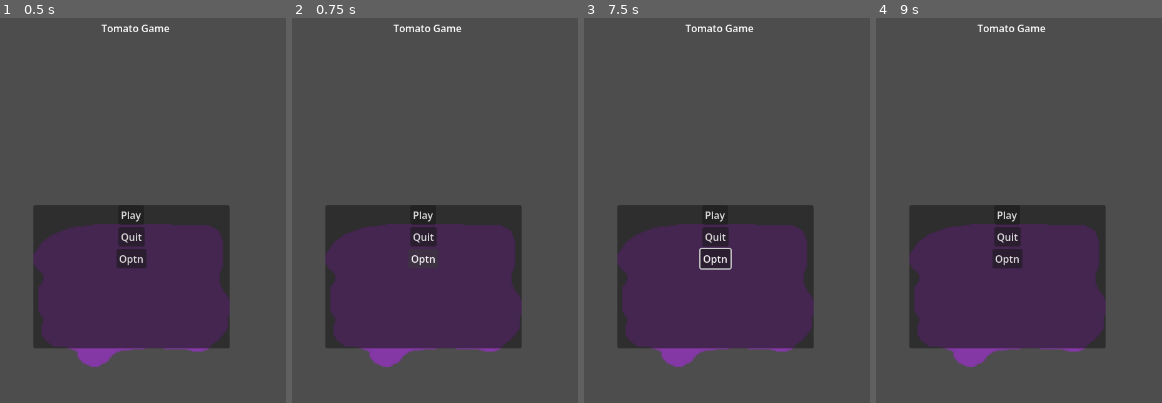
Above: before the commit, frames 1-4 (left to right).
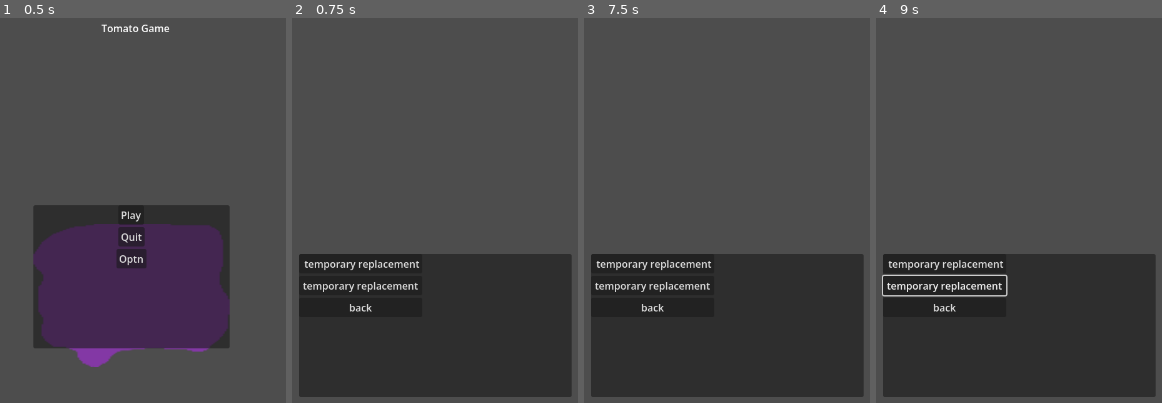
Above: after the commit, the same moments.

Repository: sli-svg/Godot_tomato_project
Game: Godot game, scene res://scenes/main_menu.tscn
Two runs of this game, one before a commit and one after it. Both use one fixed random seed, a clock stepped at 60 frames per second and the inputs below.
Inputs (mouse positions are in pixels of both pictures, inside the frame that each line leads up to):
- Up to frame 1 (0.5 s): no input
- Up to frame 2 (0.75 s): click "Optn" at 0.5 s
- Up to frame 3 (7.5 s): click (652, 264) at 1.25 s, where only the run after the commit has a clickable "temporary replacement"; click (652, 306) at 2 s, where only the run after the commit has a clickable "back"; click "Play" at 2.75 s; click "Play" at 3.5 s; click (715, 272) at 4.25 s; tap Enter (plant_seed) at 5, 5.1, 5.85, 6.5, 6.6, 7.35 s; move the mouse to (outside the picture) at 5.02 s; hold Right (ui_right) 5.03-5.78 s; tap Space at 5.75, 7.25 s; move the mouse to (outside the picture) at 5.77 s; hold Down (ui_down) 5.78-6.53 s; move the mouse to (798, 91) at 6.52 s; hold Right (ui_right) 6.53-7.28 s; move the mouse to (678, 279) at 7.27 s; hold Up (ui_up) from 7.28 s (still down)
- Up to frame 4 (9 s): release Up (ui_up) at 8 s; click (944, 283) at 8 s, where only the run after the commit has a clickable "temporary replacement"; tap Enter (plant_seed) at 8.75, 8.85 s; move the mouse to (outside the picture) at 8.77 s; hold Left (ui_left) from 8.78 s (still down)

Frame 1 is identical in both runs. In frame 2, 43% of the frame differs, in the area x 2-98%, y 1-99%; in frame 3, 43%; in frame 4, 43%.

Commit message:
Added Basic Tomato Movement

Diff:
--- a/tomato-game-project-12dt/scenes/base_tomato.tscn
+++ b/tomato-game-project-12dt/scenes/base_tomato.tscn
@@ -422,6 +422,28 @@
 "transitions": PackedFloat32Array(),
 "values": []
 }
+tracks/12/type = "method"
+tracks/12/imported = false
+tracks/12/enabled = true
+tracks/12/path = NodePath("..")
+tracks/12/interp = 1
+tracks/12/loop_wrap = true
+tracks/12/keys = {
+"times": PackedFloat32Array(),
+"transitions": PackedFloat32Array(),
+"values": []
+}
+tracks/13/type = "method"
+tracks/13/imported = false
+tracks/13/enabled = true
+tracks/13/path = NodePath("..")
+tracks/13/interp = 1
+tracks/13/loop_wrap = true
+tracks/13/keys = {
+"times": PackedFloat32Array(),
+"transitions": PackedFloat32Array(),
+"values": []
+}
 
 [sub_resource type="Animation" id="Animation_nfoc4"]
 length = 0.001
--- a/tomato-game-project-12dt/scenes/main_menu.tscn
+++ b/tomato-game-project-12dt/scenes/main_menu.tscn
@@ -59,3 +59,4 @@
 
 [connection signal="pressed" from="PanelContainer/VBoxContainer/play_button" to="." method="_on_play_button_pressed"]
 [connection signal="pressed" from="PanelContainer/VBoxContainer/quit_button" to="." method="_on_quit_button_pressed"]
+[connection signal="pressed" from="PanelContainer/VBoxContainer/options_button" to="." method="_on_options_button_pressed"]
--- a/tomato-game-project-12dt/scenes/mutated_tomato.tscn
+++ b/tomato-game-project-12dt/scenes/mutated_tomato.tscn
@@ -3,7 +3,7 @@
 [ext_resource type="Texture2D" uid="uid://ffpq5an7jaud" path="res://assets/tomato_life_time.png" id="1_0h1sb"]
 
 [sub_resource type="GDScript" id="GDScript_6t0ye"]
-script/source = "extends Node2D
+script/source = "extends CharacterBody2D
 
 
 @export var amount: int = 2
@@ -12,11 +12,27 @@
 @export var dangerous_stage: int = 1
 
 
+@onready var player = get_tree().get_first_node_in_group(\"player\")
+
+
 var growth_stage: int = 0
+var chase_player: bool = false
+var speed: int = 50
 
 
 func _ready() -> void:
 	$AnimationPlayer.play(str(growth_stage))
+
+
+func _physics_process(delta) -> void:
+	if growth_stage >= 1:
+		chase_player = true
+		var direction = (player.global_position - global_position).normalized()
+		velocity = direction * speed
+		move_and_slide()
+	else:
+		pass
+		#can add more later.
 
 
 func _on_timer_timeout() -> void:
--- a/tomato-game-project-12dt/scenes/optn_menu.tscn
+++ b/tomato-game-project-12dt/scenes/optn_menu.tscn
@@ -32,13 +32,8 @@
 layout_mode = 2
 text = "temporary replacement"
 
-[node name="main_menu_button" type="Button" parent="PanelContainer/VBoxContainer" unique_id=881758717]
-layout_mode = 2
-text = "main menu"
-
 [node name="back_button" type="Button" parent="PanelContainer/VBoxContainer" unique_id=1733199774]
 layout_mode = 2
 text = "back"
 
-[connection signal="pressed" from="PanelContainer/VBoxContainer/main_menu_button" to="." method="_on_main_menu_button_pressed"]
 [connection signal="pressed" from="PanelContainer/VBoxContainer/back_button" to="." method="_on_back_button_pressed"]
--- a/tomato-game-project-12dt/scenes/pause_menu.tscn
+++ b/tomato-game-project-12dt/scenes/pause_menu.tscn
@@ -1,7 +1,50 @@
 [gd_scene format=3 uid="uid://cx17j4q0qkahx"]
+
+[ext_resource type="Script" uid="uid://b3yg5uhfcjdgr" path="res://scripts/pause_menu.gd" id="1_n87rw"]
 
 [node name="Control" type="Control" unique_id=1634844986]
 layout_mode = 3
 anchors_preset = 0
 offset_right = 40.0
 offset_bottom = 40.0
+script = ExtResource("1_n87rw")
+
+[node name="PanelContainer" type="PanelContainer" parent="." unique_id=2103971556]
+layout_mode = 1
+anchors_preset = -1
+anchor_left = 8.275001
+anchor_top = 11.325001
+anchor_right = 23.925001
+anchor_bottom = 16.1
+offset_left = -3.0517578e-05
+offset_top = -3.0517578e-05
+offset_right = -6.1035156e-05
+
+[node name="VBoxContainer" type="VBoxContainer" parent="PanelContainer" unique_id=614387312]
+layout_mode = 2
+
+[node name="resume_button" type="Button" parent="PanelContainer/VBoxContainer" unique_id=422798310]
+layout_mode = 2
+text = "Resume Level"
+
+[node name="restart_button" type="Button" parent="PanelContainer/VBoxContainer" unique_id=131067378]
+layout_mode = 2
+text = "Restart"
+
+[node name="options_button" type="Button" parent="PanelContainer/VBoxContainer" unique_id=197863652]
+layout_mode = 2
+text = "Optns"
+
+[node name="main_menu_button" type="Button" parent="PanelContainer/VBoxContainer" unique_id=587464255]
+layout_mode = 2
+text = "Main Menu"
+
+[node name="quit Button" type="Button" parent="PanelContainer/VBoxContainer" unique_id=1088475311]
+layout_mode = 2
+text = "Quit"
+
+[connection signal="pressed" from="PanelContainer/VBoxContainer/resume_button" to="." method="_on_resume_button_pressed"]
+[connection signal="pressed" from="PanelContainer/VBoxContainer/restart_button" to="." method="_on_restart_button_pressed"]
+[connection signal="pressed" from="PanelContainer/VBoxContainer/options_button" to="." method="_on_options_button_pressed"]
+[connection signal="pressed" from="PanelContainer/VBoxContainer/main_menu_button" to="." method="_on_main_menu_button_pressed"]
+[connection signal="pressed" from="PanelContainer/VBoxContainer/quit Button" to="." method="_on_quit_button_pressed"]
--- a/tomato-game-project-12dt/scripts/base_tomato.gd
+++ b/tomato-game-project-12dt/scripts/base_tomato.gd
@@ -1,4 +1,4 @@
-extends Node2D
+extends CharacterBody2D
 
 
 @export var amount: int = 2
@@ -6,12 +6,27 @@
 @export var health: int = 10
 @export var dangerous_stage: int = 2
 
+@onready var player = get_tree().get_first_node_in_group("player")
+
 
 var growth_stage: int = 0
+var chase_player: bool = false
+var speed: int = 50
 
 
 func _ready() -> void:
 	$AnimationPlayer.play(str(growth_stage))
+
+func _physics_process(delta) -> void:
+	if growth_stage >= 2:
+		chase_player = true
+		var direction = (player.global_position - global_position).normalized()
+		velocity = direction * speed
+		move_and_slide()
+	else:
+		pass
+		#can add more later.
+
 
 
 func _on_timer_timeout() -> void:
--- a/tomato-game-project-12dt/scripts/control.gd
+++ b/tomato-game-project-12dt/scripts/control.gd
@@ -15,3 +15,7 @@
 
 func _on_play_button_pressed() -> void:
 	get_tree().call_deferred("change_scene_to_file", "res://scenes/main_menu.tscn")
+
+
+func _on_options_button_pressed() -> void:
+	get_tree().call_deferred("change_scene_to_file", "res://scenes/optn_menu.tscn")
--- a/tomato-game-project-12dt/scripts/optn_menu.gd
+++ b/tomato-game-project-12dt/scripts/optn_menu.gd
@@ -5,9 +5,6 @@
 	get_tree().quit()
 
 
-func _on_main_menu_button_pressed() -> void:
-	pass # Replace with function body.
-
-
 func _on_back_button_pressed() -> void:
-	get_tree().call_deferred("change_scene_to_file", "res://scenes/main.tscn")
+	#This button takes the player back to the main menu
+	get_tree().call_deferred("change_scene_to_file", "res://scenes/main_menu.tscn")
--- /dev/null
+++ b/tomato-game-project-12dt/scripts/pause_menu.gd
@@ -0,0 +1,23 @@
+extends Control
+
+
+func _on_quit_button_pressed() -> void:
+	get_tree().quit()
+
+
+func _on_resume_button_pressed() -> void:
+	get_tree().call_deferred("change_scene_to_file", "res://scenes/main.tscn")
+
+
+func _on_restart_button_pressed() -> void:
+	get_tree().call_deferred("change_scene_to_file", "res://scenes/main.tscn")
+	get_tree().call_deferred("reload_current_scene")
+	#test this later when the pause button is added to the UI in main.tscn
+
+
+func _on_options_button_pressed() -> void:
+	get_tree().call_deferred("change_scene_to_file", "res://scenes/optn_menu.tscn")
+
+
+func _on_main_menu_button_pressed() -> void:
+	get_tree().call_deferred("change_scene_to_file", "res://scenes/main_menu.tscn")
Not shown, added: tomato-game-project-12dt/scripts/pause_menu.gd.uid
